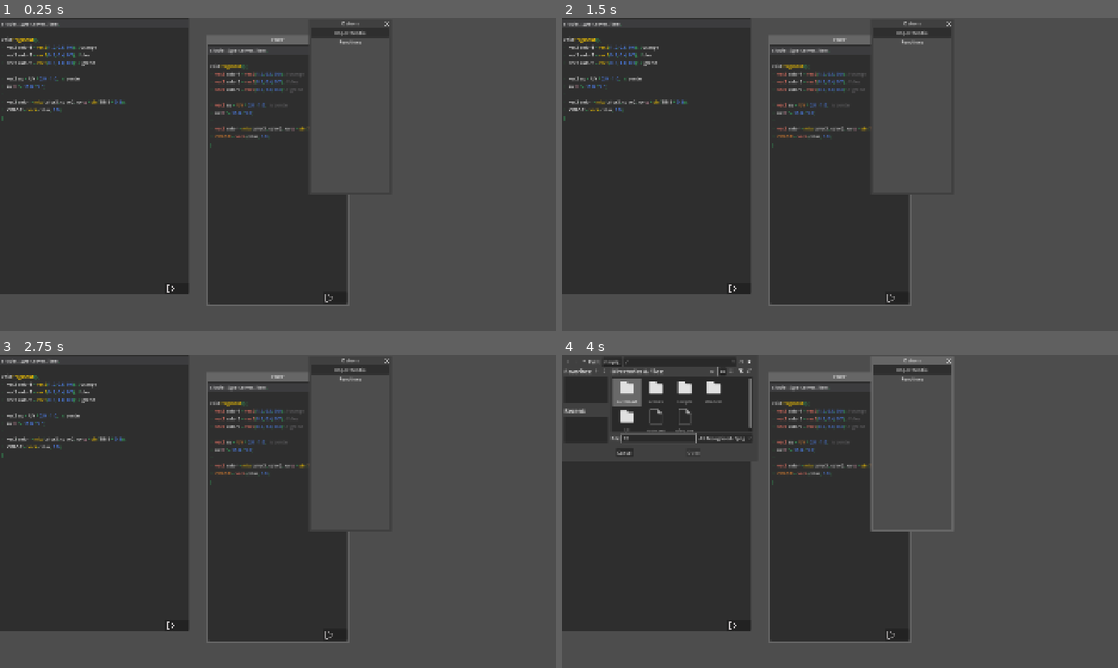
Above: before the commit, frames 1-4 (two rows, left to right).
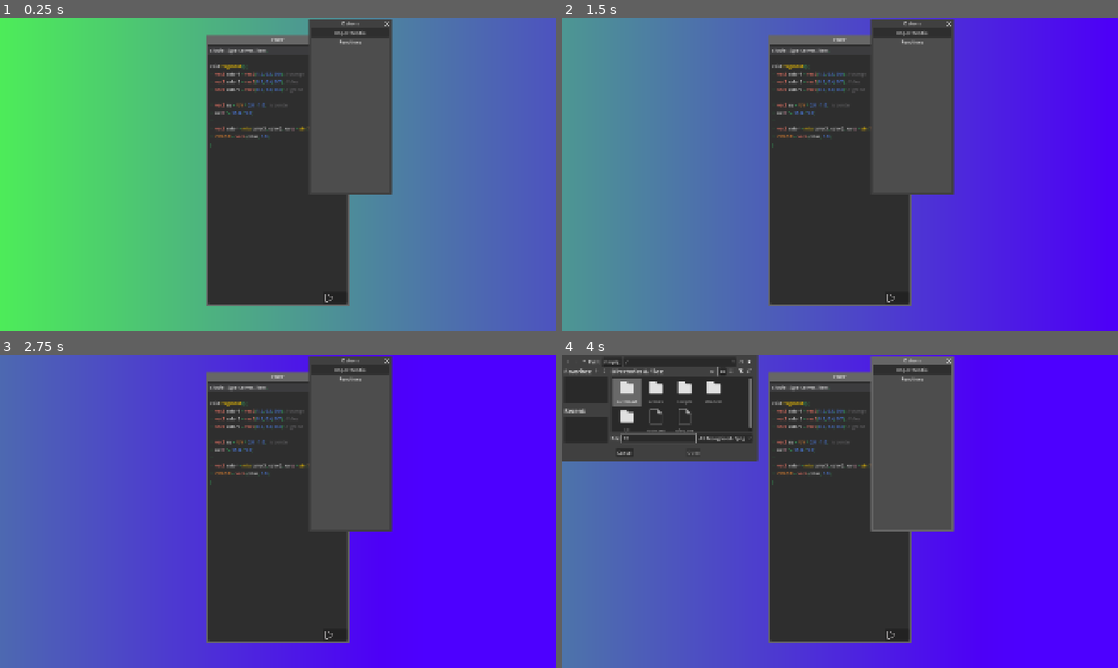
Above: after the commit, the same moments.

Repository: Juju-brz/GDVJ-2
Game: Godot game, scene res://Scene.tscn
The game is run twice, just before and just after one commit, with the same random seed, the same clock (stepped at 60 frames per second) and the same inputs. The engine's default icon, where the game draws it, is replaced by a stand-in: a white triangle on a blue panel in a dark square.
Inputs (mouse positions are in pixels of both pictures, inside the frame that each line leads up to):
- Up to frame 1 (0.25 s): no input
- Up to frame 2 (1.5 s): tap Enter at 0.5 s; move the mouse to (962, 158) at 0.52 s; tap Alt (change_mode) at 0.6 s; click (962, 158) at 0.67 s; drag from (728, 190) to (812, 237) at 1.27 s
- Up to frame 3 (2.75 s): click (177, 624) at 2 s
- Up to frame 4 (4 s): click "Import Media" at 2.75 s; click (656, 439) at 3.52 s; type "12" at 3.6 s

The runs differ from the first frame. In frame 1, 73% of the frame differs, in the area x 0-100%, y 0-100%; in frame 2, 73%; in frame 3, 73%; in frame 4, 61%.

Commit message:
okay just change the ordering

Diff:
--- a/Scene.tscn
+++ b/Scene.tscn
@@ -20,7 +20,6 @@
 layout_mode = 0
 
 [node name="ColorRect" type="ColorRect" parent="." unique_id=2083374301]
-visible = false
 material = SubResource("ShaderMaterial_4cvuw")
 layout_mode = 1
 anchors_preset = 15
--- a/scenes/media.tscn
+++ b/scenes/media.tscn
@@ -7,6 +7,7 @@
 radius = 105.0
 
 [node name="media" type="Sprite2D" unique_id=2058495412]
+z_index = 3
 texture = ExtResource("1_hqyvl")
 script = ExtResource("2_p5jcl")
 
